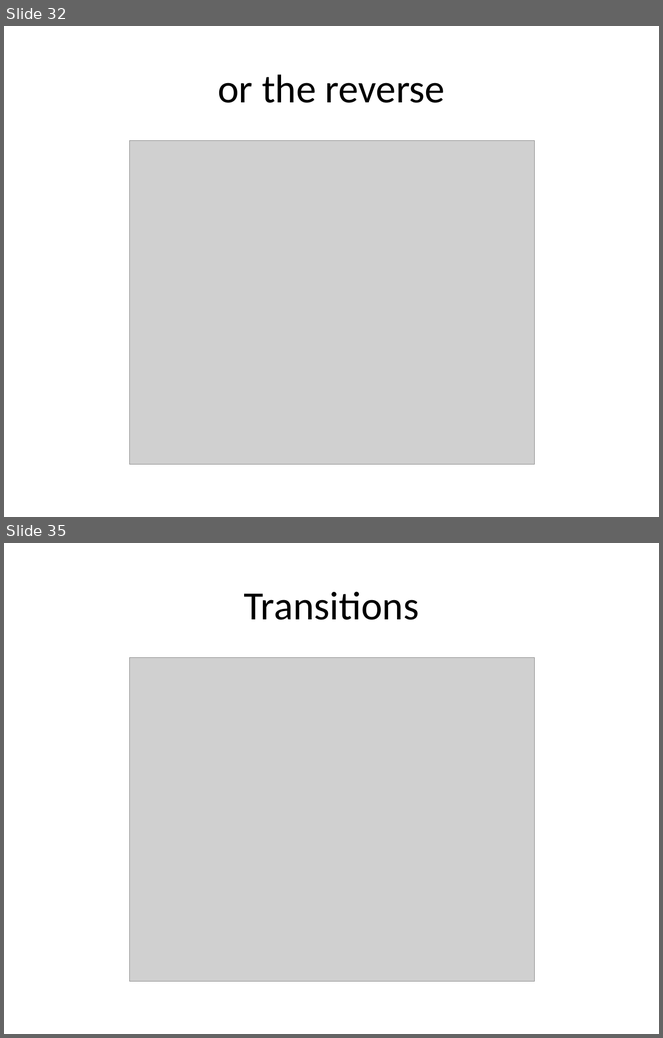
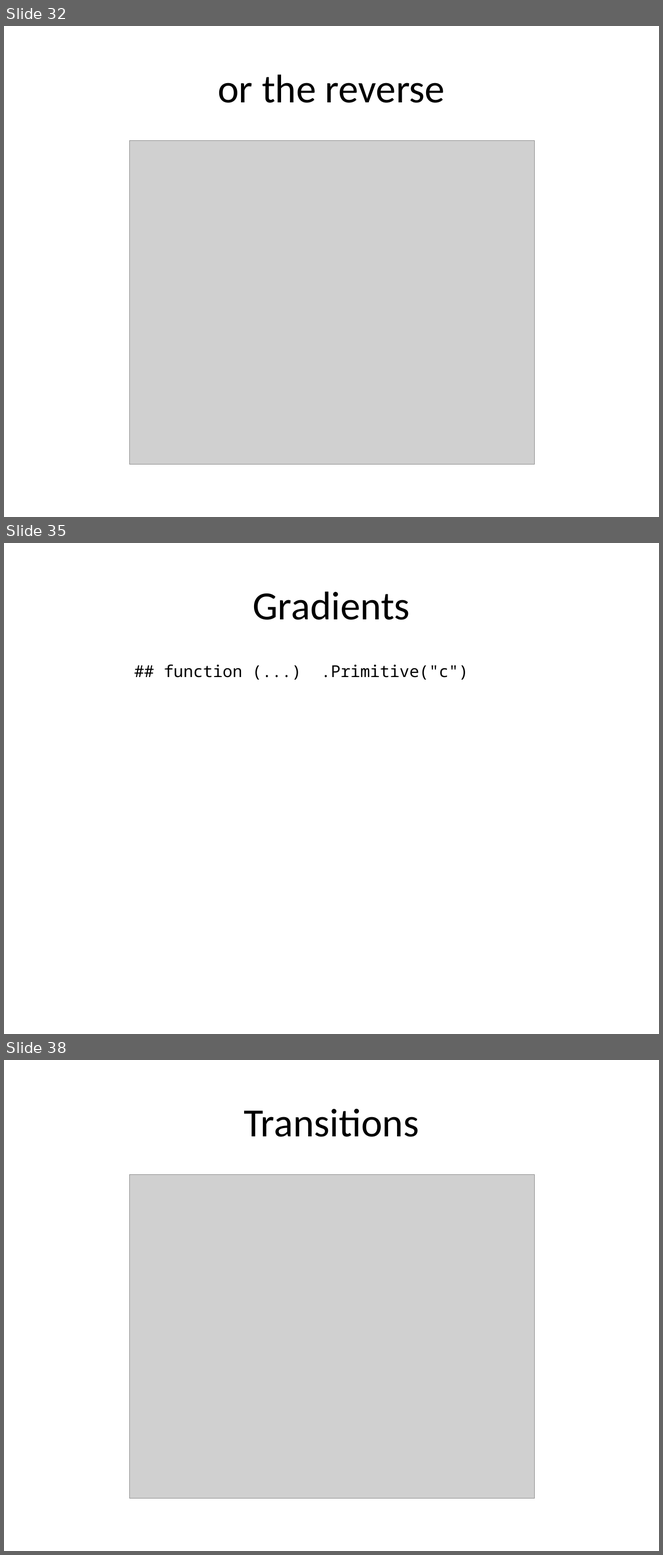
Before and after one commit to pmean/data-visualization, a slide deck: data-viz-02/src/data-visualization-02-bars.pptx. Shown one above the other, each under a label of ours: slides 32 and 35 before the commit, slides 32, 35 and 38 after it; the slides between them are not shown. The pictures are 663x1038 and 663x1555 pixels, drawn with LibreOffice and Linux fonts; fonts in the diff are those of the drawing; grey boxes stand for pictures. Boxes give left, top, right and bottom in pixels: in the first picture for what was removed or moved away, otherwise in the second. Text is boxed around its words. In the diff, an @@ line names an element or a change of style, - is before the commit and + after.

Commit message:
More gradient work in data-viz-02

```diff
--- a/data-viz-02/src/data-visualization-02-bars.pptx
+++ b/data-viz-02/src/data-visualization-02-bars.pptx
@@ slide 35 added at bbox=[4, 543, 659, 1034], background #FFFFFF @@
@@ title added at bbox=[253, 591, 410, 620], 44 pt, text #000000 @@
+Gradients
@@ text added at bbox=[164, 665, 469, 680], 18 pt, text #000000 @@
+## function (...) .Primitive("c")
@@ what was slide 35 is now slide 38 @@
```
Also in this commit, not shown: 2 slides changed, 2 other slides added, 25 other files.
